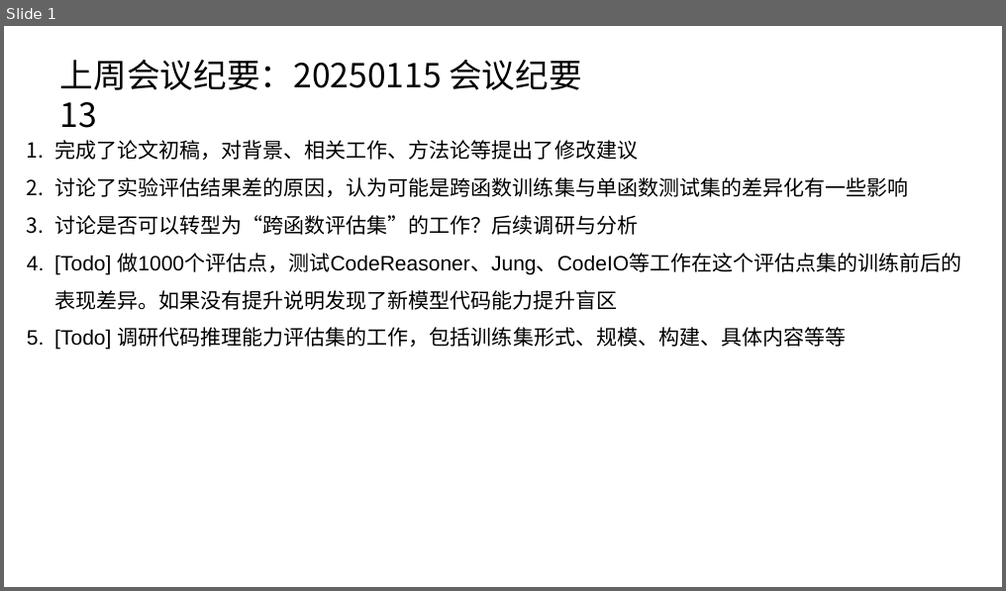
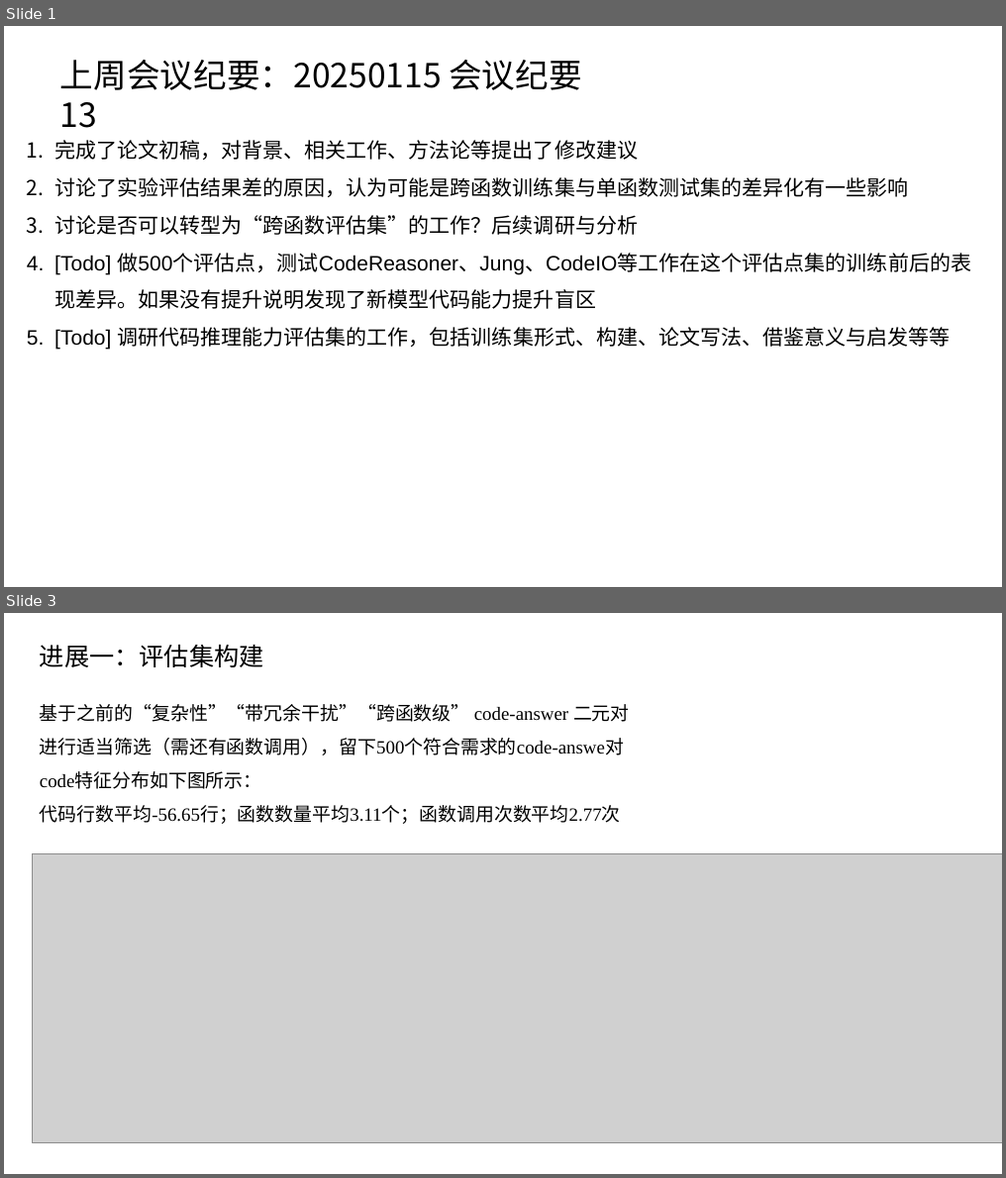
Before and after one commit to caoye04/TreecEva, a slide deck: 组会记录/组会0122.pptx. Shown one above the other, each under a label of ours: slide 1 before the commit, slides 1 and 3 after it; the slides between them are not shown. The pictures are 1006x591 and 1006x1178 pixels, drawn with LibreOffice and Linux fonts; fonts in the diff are those of the drawing; grey boxes stand for pictures. Boxes give left, top, right and bottom in pixels: in the first picture for what was removed or moved away, otherwise in the second. Text is boxed around its words. In the diff, an @@ line names an element or a change of style, - is before the commit and + after.

```diff
--- a/组会记录/组会0122.pptx
+++ b/组会记录/组会0122.pptx
@@ slide 3 added at bbox=[4, 613, 1002, 1174], background #FFFFFF @@
@@ text added at bbox=[40, 644, 264, 667], 24 pt, text #000000 @@
+进展一：评估集构建
@@ text added at bbox=[40, 704, 630, 824], 18 pt, text #000000 @@
+基于之前的“复杂性”“带冗余干扰”“跨函数级” code-answer 二元对
+进行适当筛选（需还有函数调用），留下500个符合需求的code-answe对
+code特征分布如下图所示：
+代码行数平均-56.65行；函数数量平均3.11个；函数调用次数平均2.77次
@@ picture added at bbox=[33, 854, 1002, 1143] @@
@@ slide 1 changed as well @@
@@ text at bbox=[54, 253, 971, 350]: text changed @@
-4. [Todo] 做1000个评估点，测试CodeReasoner、Jung、CodeIO等工作在这个评估点集的训练前后的表现差异。如果没有提升说明发现了新模型代码能力提升盲区
-5. [Todo] 调研代码推理能力评估集的工作，包括训练集形式、规模、构建、具体内容等等
+4. [Todo] 做500个评估点，测试CodeReasoner、Jung、CodeIO等工作在这个评估点集的训练前后的表现差异。如果没有提升说明发现了新模型代码能力提升盲区
+5. [Todo] 调研代码推理能力评估集的工作，包括训练集形式、构建、论文写法、借鉴意义与启发等等
```
Also in this commit, not shown: 22 other slides changed, 2 other slides added, 6 other files.
